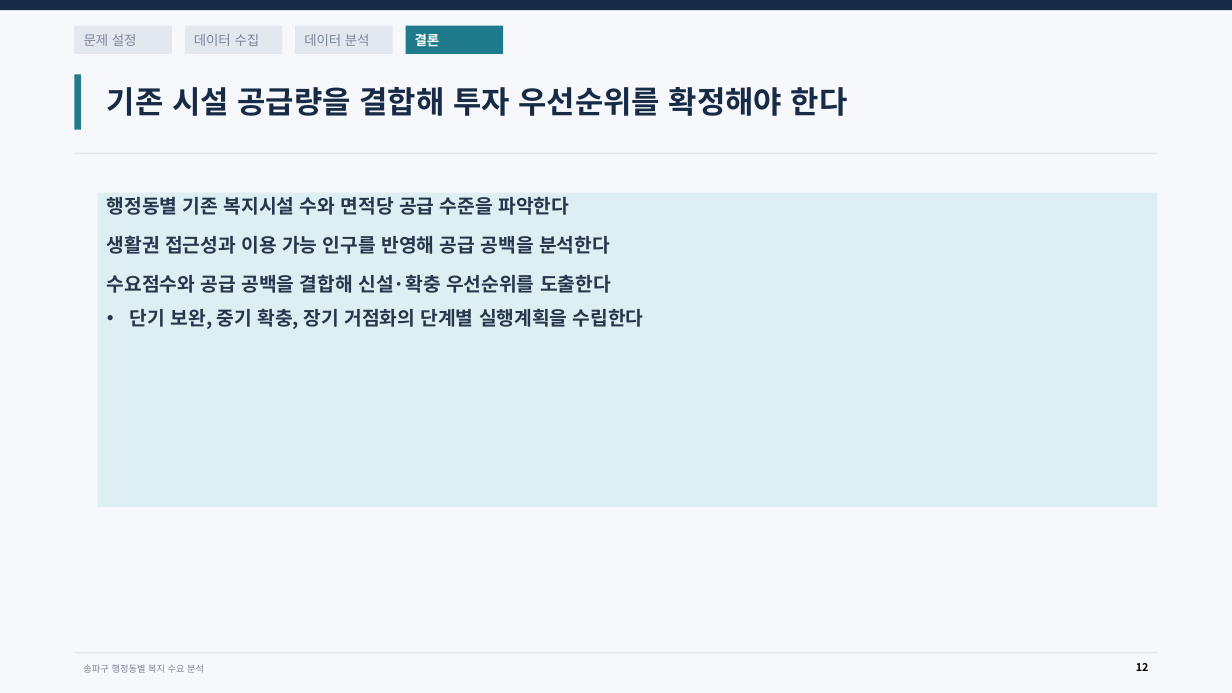
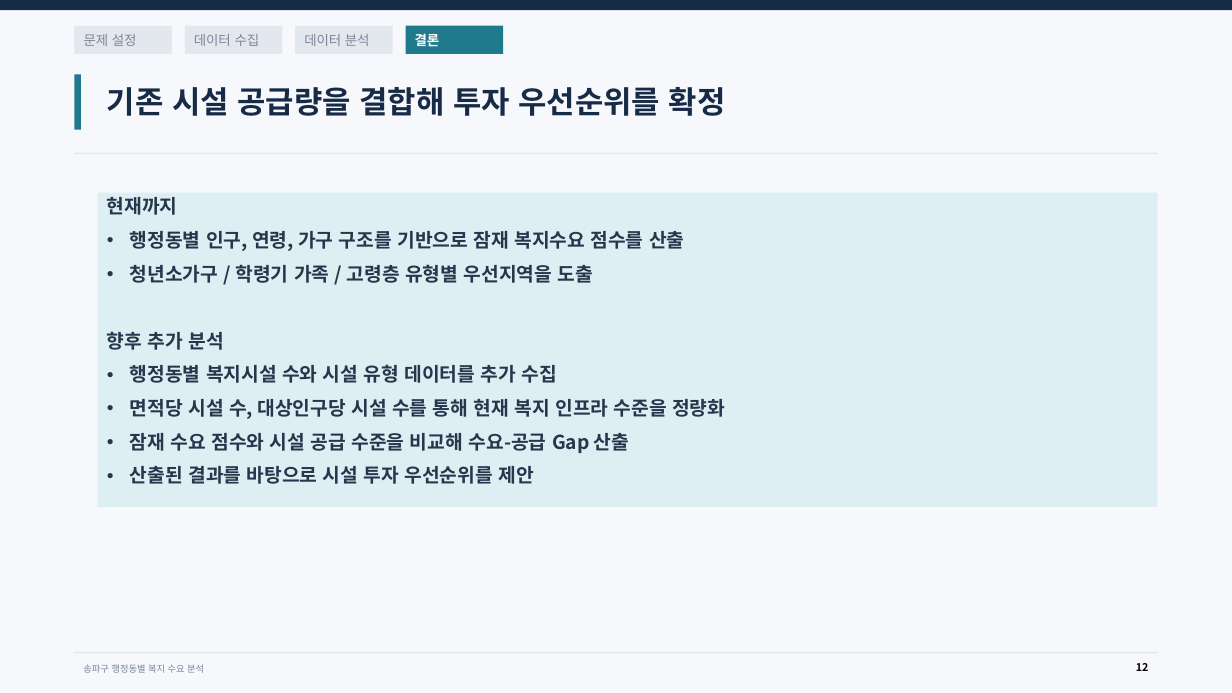
Before and after one commit to jannie601H/data_analisys_ex, a slide deck: slide 12 of Docs/송파구 행정동별 복지 개선방안.pptx. Drawn at 1232x693 pixels with LibreOffice and Linux fonts; fonts in the diff are those of the drawing. Boxes give left, top, right and bottom in pixels: in the first picture for what was removed or moved away, otherwise in the second. Text is boxed around its words. In the diff, an @@ line names an element or a change of style, - is before the commit and + after.

Commit message:
ad

```diff
--- a/Docs/송파구 행정동별 복지 개선방안.pptx
+++ b/Docs/송파구 행정동별 복지 개선방안.pptx
@@ title at bbox=[107, 87, 726, 116]: text changed @@
-기존 시설 공급량을 결합해 투자 우선순위를 확정해야 한다
+기존 시설 공급량을 결합해 투자 우선순위를 확정
@@ text at bbox=[107, 197, 725, 484]: text changed @@
-• 행정동별 기존 복지시설 수와 면적당 공급 수준을 파악한다
-  생활권 접근성과 이용 가능 인구를 반영해 공급 공백을 분석한다
-  수요점수와 공급 공백을 결합해 신설·확충 우선순위를 도출한다
-  단기 보완, 중기 확충, 장기 거점화의 단계별 실행계획을 수립한다
+현재까지
+• 행정동별 인구, 연령, 가구 구조를 기반으로 잠재 복지수요 점수를 산출
+• 청년소가구 / 학령기 가족 / 고령층 유형별 우선지역을 도출
+향후 추가 분석
+• 행정동별 복지시설 수와 시설 유형 데이터를 추가 수집
+• 면적당 시설 수, 대상인구당 시설 수를 통해 현재 복지 인프라 수준을 정량화
+• 잠재 수요 점수와 시설 공급 수준을 비교해 수요-공급 Gap 산출
+• 산출된 결과를 바탕으로 시설 투자 우선순위를 제안
```
Also in this commit, not shown: 6 other slides changed.
